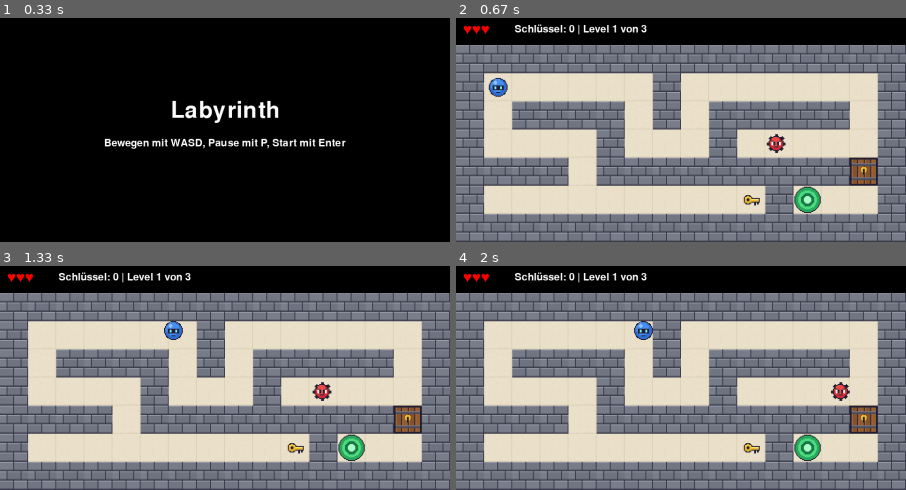
Above: before the commit, frames 1-4 (two rows, left to right).
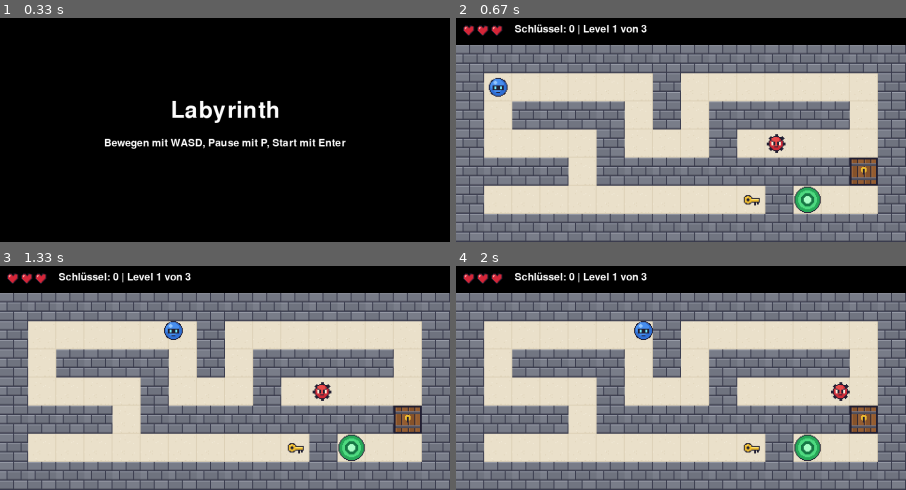
Above: after the commit, the same moments.

Repository: binaerverkehr/pygamece-tutorial
Game: pygame game, started from main.py
Same seed, same stepped clock (60 frames per second), same inputs: the game is played once before the commit and once after it.
Inputs:
- Up to frame 1 (0.33 s): no input
- Up to frame 2 (0.67 s): tap Enter at 0.33 s
- Up to frame 3 (1.33 s): hold D 0.67-1.13 s; hold W from 1.17 s (still down)
- Up to frame 4 (2 s): release W at 1.47 s; hold D 1.5-1.97 s

Frame 1 is identical in both runs. In frame 2, 0.3% of the frame differs, in the area x 1-11%, y 3-9%; in frame 3, 0.3%; in frame 4, 0.3%.

Commit message:
3. Herzen als Bild

Diff:
--- a/assets/LIZENZ.txt
+++ b/assets/LIZENZ.txt
@@ -1,6 +1,6 @@
 Grafiken, Töne und Musik für die Pygame-CE-Tutorial-Reihe von Binärverkehr
 
-Bilder: player.png, enemy.png, key.png, floor.png, wall.png, door.png, goal.png
+Bilder: player.png, enemy.png, key.png, floor.png, wall.png, door.png, goal.png, heart.png
 Töne: key.ogg, door.ogg, hit.ogg, goal.ogg, win.ogg, game_over.ogg
 Musik: music.ogg
 Herkunft: eigens für diese Reihe erstellt, ohne fremde Vorlage. Töne und Musik sind per Skript aus einfachen Wellenformen berechnet.
--- a/game.py
+++ b/game.py
@@ -15,7 +15,7 @@
         self.running = True
 
         self.images = {}
-        for name in ("player", "enemy", "key", "floor", "wall", "door", "goal"):
+        for name in ("player", "enemy", "key", "floor", "wall", "door", "goal", "heart"):
             self.images[name] = pygame.image.load(ASSETS_DIR / f"{name}.png").convert_alpha()
 
         self.sounds = {}
@@ -31,7 +31,6 @@
 
         self.overlay_font = pygame.font.Font(None, 72)
         self.hud_font = pygame.font.Font(None, 32)
-        self.heart_font = pygame.font.SysFont("arial,dejavusans", 32)
 
     def start_game(self):
         self.level_index = 0
@@ -181,8 +180,8 @@
         self.playfield.blit(text_surface, text_rect)
 
     def render_hud(self):
-        hearts = self.heart_font.render("♥" * self.player.lives, True, "red")
-        self.window.blit(hearts, (15, 8))
+        for i in range(self.player.lives):
+            self.window.blit(self.images["heart"], (15 + i * 30, 18))
 
         text = f"Schlüssel: {self.player.keys} | Level {self.level_index + 1} von {len(self.layouts)}"
         text_surface = self.hud_font.render(text, True, "white")
Binary file added: assets/heart.png
